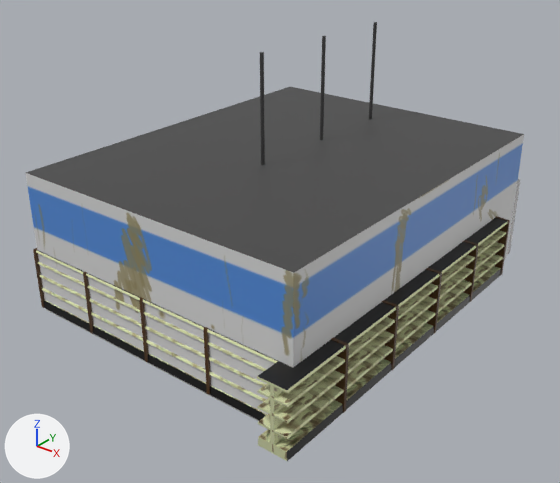
Renders of the OBJ model WebGpu/ActualGame/Models/Store/store.obj from each side of a commit.
Before and after are seen from a camera (50 mm lens) standing at (51.8, -66.8, 46.2) and looking at (0.9, -3.2, 6.7). The axes (+X, +Y, +Z) are drawn at lower left. The lights are the same throughout. Where no turn or scale is listed for an object, it has been applied to the vertices. Vertices at the same position are counted once.

Objects in the first picture: 'Aisle_1', 'Aisle_2', 'Aisle_3', 'Fridge2.002', 'Shelf.005', 'Shelf.006', 'Shelf.007', 'Shelf.008', 'Shelf.009', 'Shelf.010', 'Shelf.011', 'Shelf.012', 'Shelf.013', 'storeWalls'.
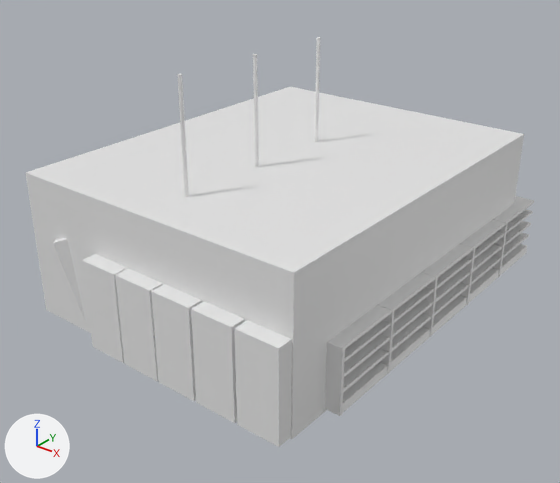
Location of each change, [x1, y1, x2, y2] in pixels of the pictures (560 x 483 px):
'storeWalls', recoloured
    both: [25, 87, 524, 439]
'Shelf.009', mesh mirrored
    before: [257, 337, 349, 461]
    after: [492, 196, 535, 277]
'Shelf.005', mesh mirrored
    before: [466, 216, 510, 300]
    after: [325, 305, 392, 416]
'Fridge2.002', mesh mirrored
    before: [507, 179, 520, 255]
    after: [234, 320, 292, 447]
'Shelf.008', mesh mirrored
    before: [334, 300, 399, 410]
    after: [460, 220, 506, 305]
'Shelf.006', mesh mirrored
    before: [428, 240, 478, 331]
    after: [378, 272, 435, 374]
'Shelf.007', mesh mirrored
    before: [385, 268, 442, 368]
    after: [422, 244, 473, 337]
'Fridge1.003', mesh mirrored (not visible before)
    after: [191, 301, 245, 423]
'Fridge1.002', mesh mirrored (not visible before)
    after: [151, 284, 202, 401]
'Fridge2', mesh mirrored (not visible before)
    after: [115, 268, 163, 381]
'Fridge1.001', mesh mirrored (not visible before)
    after: [82, 254, 128, 363]
'Shelf.013', mesh mirrored (not visible afterwards)
    before: [33, 248, 90, 332]
'Aisle_1', mesh mirrored
    before: [369, 22, 377, 119]
    after: [177, 74, 189, 197]
'Aisle_2', mesh mirrored
    before: [320, 36, 326, 140]
    after: [253, 54, 259, 167]
'Aisle_3', mesh mirrored
    before: [260, 52, 265, 165]
    after: [314, 37, 320, 142]
'Shelf.010', unchanged, covered by the edit
    before: [204, 327, 278, 421]
'Shelf.011', unchanged, covered by the edit
    before: [139, 297, 207, 393]
'Shelf.012', unchanged, covered by the edit
    before: [83, 272, 145, 360]

What changed in the scene script:
```text
Change me_aisle_1:
    where me_aisle_1.from_pydata(...)  # 116 vertices, 224 faces; spans x -1.1..1.1, y 12.8..20.4, z 10.1..28.8
    remove me_aisle_1.materials.append(mat_aislemat)  # picture img_aislesigntexture_png
    remove me_aisle_1.materials.append(mat_aislepoleregister)  # black #3d3d3d
    me_aisle_1 part 1: the whole mesh is mirrored in y about its middle, then moved by (0.0, -33.5, 0.0)
Change me_aisle_2:
    where me_aisle_2.from_pydata(...)  # 116 vertices, 224 faces; spans x -1.1..1.1, y 2.1..9.7, z 10.1..28.8
    remove me_aisle_2.materials.append(mat_aislemat)  # picture img_aislesigntexture_png
    remove me_aisle_2.materials.append(mat_aislepoleregister)  # black #3d3d3d
    me_aisle_2 part 2: the whole mesh is mirrored in y about its middle, then moved by (0.0, -12.1, 0.0)
Change me_aisle_3:
    where me_aisle_3.from_pydata(...)  # 129 vertices, 250 faces; spans x -1.1..1.1, y -8.9..-1.3, z 10.1..28.8
    remove me_aisle_3.materials.append(mat_aislemat)  # picture img_aislesigntexture_png
    remove me_aisle_3.materials.append(mat_aislepoleregister)  # black #3d3d3d
    me_aisle_3 part 3: the whole mesh is mirrored in y about its middle, then moved by (0.0, 9.9, 0.0)
Change me_fridge1_001:
    where me_fridge1_001.from_pydata(...)  # 55 vertices, 110 faces; spans x -7.61..-2.67, y 20.39..24.4, z -0.23..10.26
    remove me_fridge1_001.materials.append(mat_fridgemat)  # picture img_fridge_png
    me_fridge1_001 part 4: the whole mesh is mirrored in y about its middle, then moved by (0.0, -45.08, 0.0)
Change me_fridge1_002:
    where me_fridge1_002.from_pydata(...)  # 53 vertices, 106 faces; spans x 2.57..7.52, y 20.39..24.4, z -0.23..10.26
    remove me_fridge1_002.materials.append(mat_fridgemat)  # picture img_fridge_png
    me_fridge1_002 part 5: the whole mesh is mirrored in y about its middle, then moved by (0.0, -45.08, 0.0)
Change me_fridge1_003:
    where me_fridge1_003.from_pydata(...)  # 52 vertices, 104 faces; spans x 7.78..12.73, y 20.39..24.4, z -0.23..10.26
    remove me_fridge1_003.materials.append(mat_fridgemat)  # picture img_fridge_png
    me_fridge1_003 part 6: the whole mesh is mirrored in y about its middle, then moved by (0.0, -45.08, 0.0)
Change me_fridge2:
    where me_fridge2.from_pydata(...)  # 52 vertices, 104 faces; spans x -2.54..2.41, y 20.39..24.4, z -0.23..10.26
    remove me_fridge2.materials.append(mat_fridgemat)  # picture img_fridge_png
    me_fridge2 part 7: the whole mesh is mirrored in y about its middle, then moved by (0.0, -45.08, 0.0)
Change me_fridge2_002:
    where me_fridge2_002.from_pydata(...)  # 54 vertices, 108 faces; spans x 13.02..17.97, y 20.39..24.4, z -0.23..10.26
    remove me_fridge2_002.materials.append(mat_fridgemat)  # picture img_fridge_png
    me_fridge2_002 part 8: the whole mesh is mirrored in y about its middle, then moved by (0.0, -45.08, 0.0)
Change me_shelf_005:
    where me_shelf_005.from_pydata(...)  # 112 vertices, 216 faces; spans x 16.37..19.86, y 8.85..17.68, z -0.01..7.48
    remove me_shelf_005.materials.append(mat_shelfmat)  # picture img_shelf_png
    me_shelf_005 part 9: the whole mesh is mirrored in y about its middle, then moved by (0.0, -26.83, 0.0)
Change me_shelf_006:
    where me_shelf_006.from_pydata(...)  # 112 vertices, 216 faces; spans x 16.37..19.86, y 0.35..9.18, z -0.01..7.48
    remove me_shelf_006.materials.append(mat_shelfmat)  # picture img_shelf_png
    me_shelf_006 part 10: the whole mesh is mirrored in y about its middle, then moved by (0.0, -9.83, 0.0)
Change me_shelf_007:
    where me_shelf_007.from_pydata(...)  # 112 vertices, 216 faces; spans x 16.37..19.86, y -8.32..0.51, z -0.01..7.48
    remove me_shelf_007.materials.append(mat_shelfmat)  # picture img_shelf_png
    me_shelf_007 part 11: the whole mesh is mirrored in y about its middle, then moved by (0.0, 7.51, 0.0)
Change me_shelf_008:
    where me_shelf_008.from_pydata(...)  # 112 vertices, 216 faces; spans x 16.37..19.86, y -17.13..-8.31, z -0.01..7.48
    remove me_shelf_008.materials.append(mat_shelfmat)  # picture img_shelf_png
    me_shelf_008 part 12: the whole mesh is mirrored in y about its middle, then moved by (0.0, 25.14, 0.0)
Change me_shelf_009:
    where me_shelf_009.from_pydata(...)  # 112 vertices, 216 faces; spans x 16.37..19.86, y -25.81..-16.98, z -0.01..7.48
    remove me_shelf_009.materials.append(mat_shelfmat)  # picture img_shelf_png
    me_shelf_009 part 13: the whole mesh is mirrored in y about its middle, then moved by (0.0, 42.5, 0.0)
Change me_shelf_013:
    where me_shelf_013.from_pydata(...)  # 112 vertices, 216 faces; spans x -18.51..-9.68, y -23.22..-19.74, z -0.01..7.48
    remove me_shelf_013.materials.append(mat_shelfmat)  # picture img_shelf_png
    me_shelf_013 part 14: the whole mesh is mirrored in y about its middle, then moved by (0.0, 42.66, 0.0)
Change me_storewalls:
    where me_storewalls.from_pydata(...)  # 32 vertices, 60 faces; spans x -21.5..18.1, y -23.0..23.0, z -0.8..16.6
    remove me_storewalls.materials.append(mat_storemat)  # picture img_storewalls_png
```
